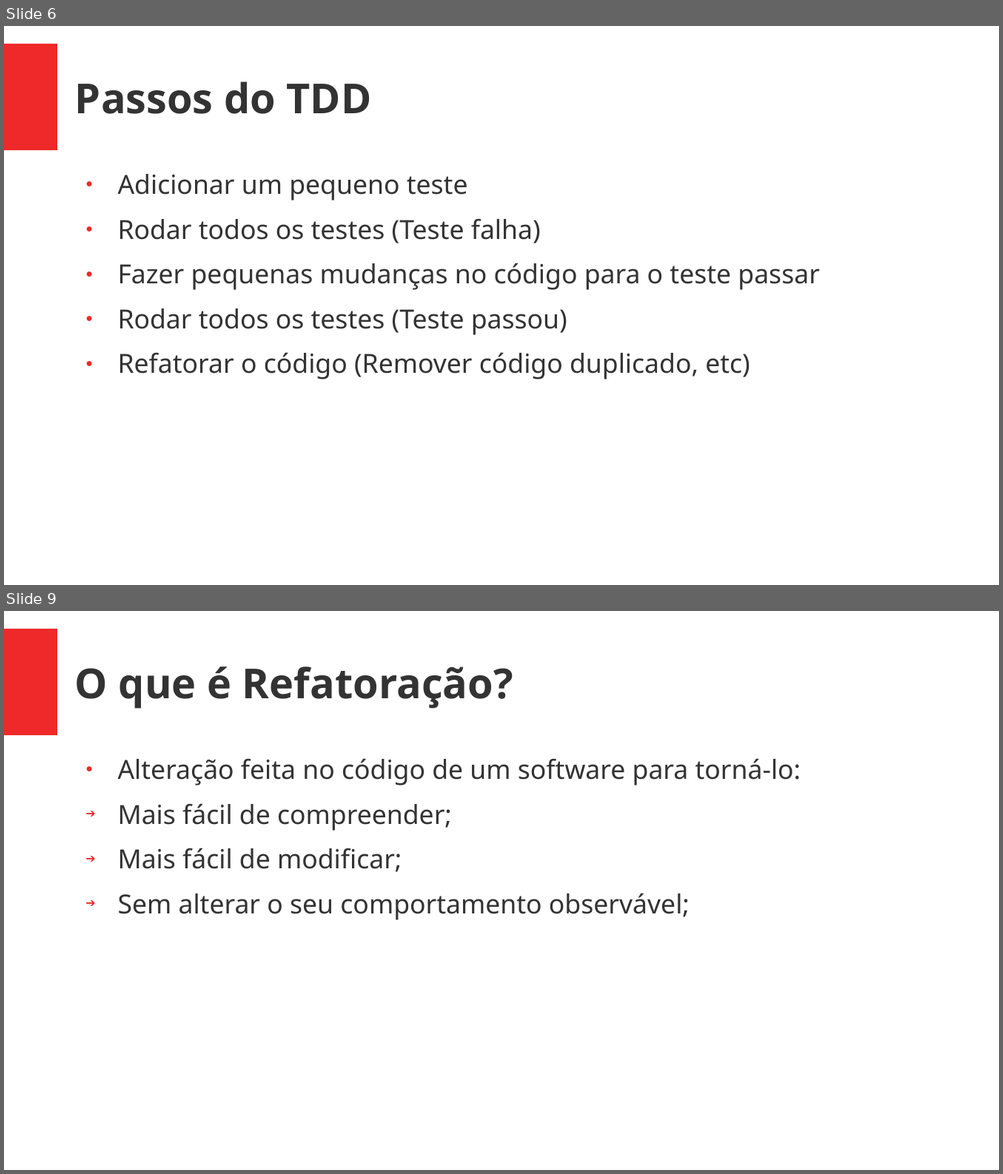
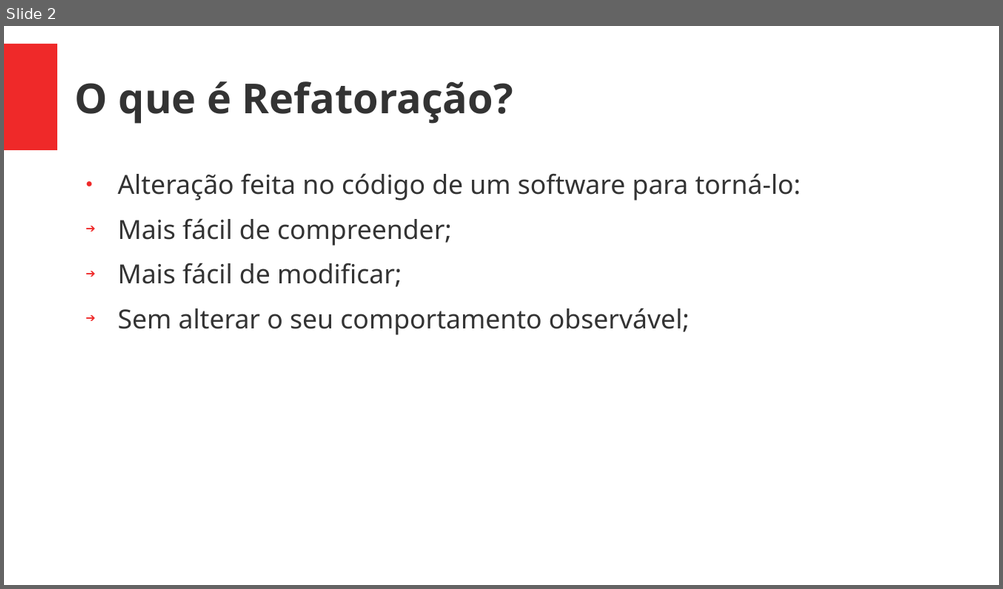
Before and after one commit to Geofisicando/C-orientado-a-testes, a slide deck: slides/refatoracao.pptx. Shown one above the other, each under a label of ours: slides 6 and 9 before the commit, slide 2 after it; the slides between them are not shown. The pictures are 1003x1174 and 1003x589 pixels, drawn with LibreOffice and Linux fonts; fonts in the diff are those of the drawing. Boxes give left, top, right and bottom in pixels: in the first picture for what was removed or moved away, otherwise in the second. Text is boxed around its words. In the diff, an @@ line names an element or a change of style, - is before the commit and + after.

```diff
--- a/slides/refatoracao.pptx
+++ b/slides/refatoracao.pptx
@@ slide 6 removed at <box>4,26,999,585</box>, background #FFFFFF; not listed: 1 template element that a slide beside it also shows @@
@@ text removed at <box>75,82,371,114</box> @@
-Passos do TDD
@@ text removed at <box>118,174,819,380</box> @@
-● Adicionar um pequeno teste
-● Rodar todos os testes (Teste falha)
-● Fazer pequenas mudanças no código para o teste passar
-● Rodar todos os testes (Teste passou)
-● Refatorar o código (Remover código duplicado, etc)
@@ what was slide 9 is now slide 2 @@
```
Also in this commit, not shown: 1 slide changed, 6 other slides removed, 5 other files.
